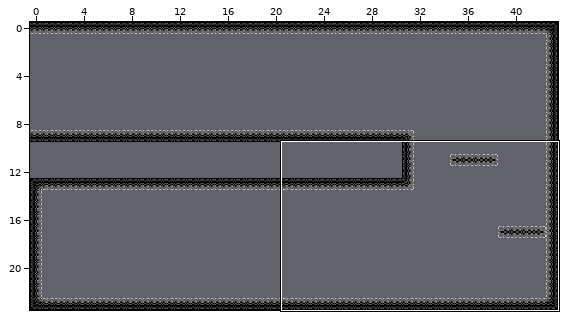
Tiled map -- resources/cave08.tmx. The picture above shows the old version from afar; the outline marks the close-up.
Close-up. First the earlier version:
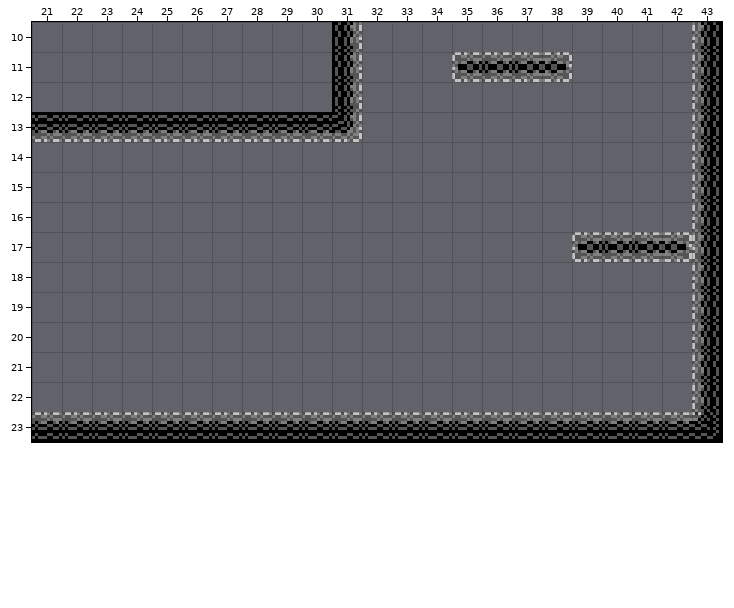
Cells are 20x20 px. Shown: x 21..43, y 10..23. The commit also changed other parts of the map, which this record leaves out.
After the commit:
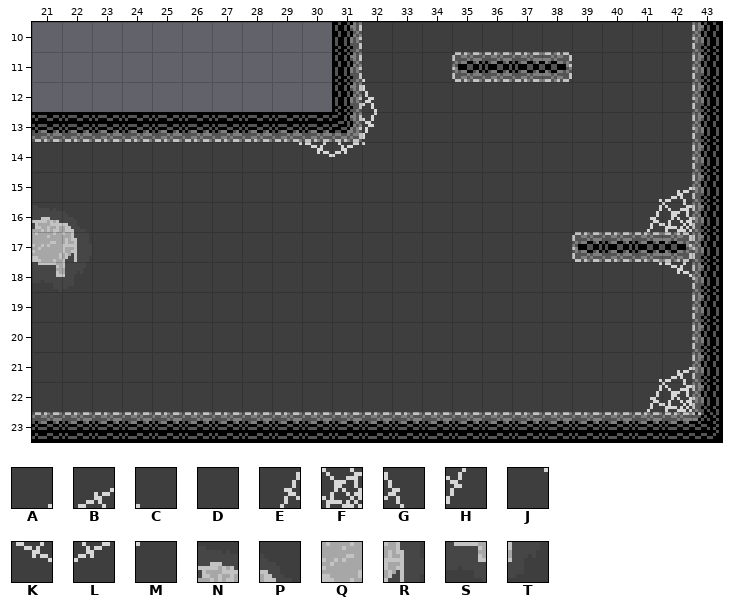
Key: from "cave_background": A 0, B 1, C 3, D 4, E 20, F 21, G 23, H 43, J 60, K 61, L 62, M 63, N 128, P 129, Q 148, R 149, S 168, T 169.
_ is an empty cell, . an unchanged one.
Tiles of an added or newly shown layer are drawn over the layers below it.
What changed:
--- layer "background" (added)
@@ x 21..42 @@
-10 ...........___________
-11 ...........____.._____
-12 ...........___________
-13 ...........___________
-14 ______________________
-15 ______________________
-16 ______________________
-17 ___________________.._
-18 ______________________
-19 ______________________
-20 ______________________
-21 ______________________
-22 ______________________
+10 ...........DDDDDDDDDDD
+11 ...........CDDD..DDDDD
+12 ...........GDDDDDDDDDD
+13 ...........HDDDDDDDDDD
+14 DDDDDDDDJKLMDDDDDDDDDD
+15 DDDDDDDDDDDDDDDDDDDDAB
+16 NPDDDDDDDDDDDDDDDDDDEF
+17 QRDDDDDDDDDDDDDDDDD..D
+18 STDDDDDDDDDDDDDDDDDDJK
+19 DDDDDDDDDDDDDDDDDDDDDD
+20 DDDDDDDDDDDDDDDDDDDDDD
+21 DDDDDDDDDDDDDDDDDDDDAB
+22 DDDDDDDDDDDDDDDDDDDDEF
Changed places in both close-ups, as pixel boxes (x1, y1, x2, y2):
added: (32, 22, 692, 412)
